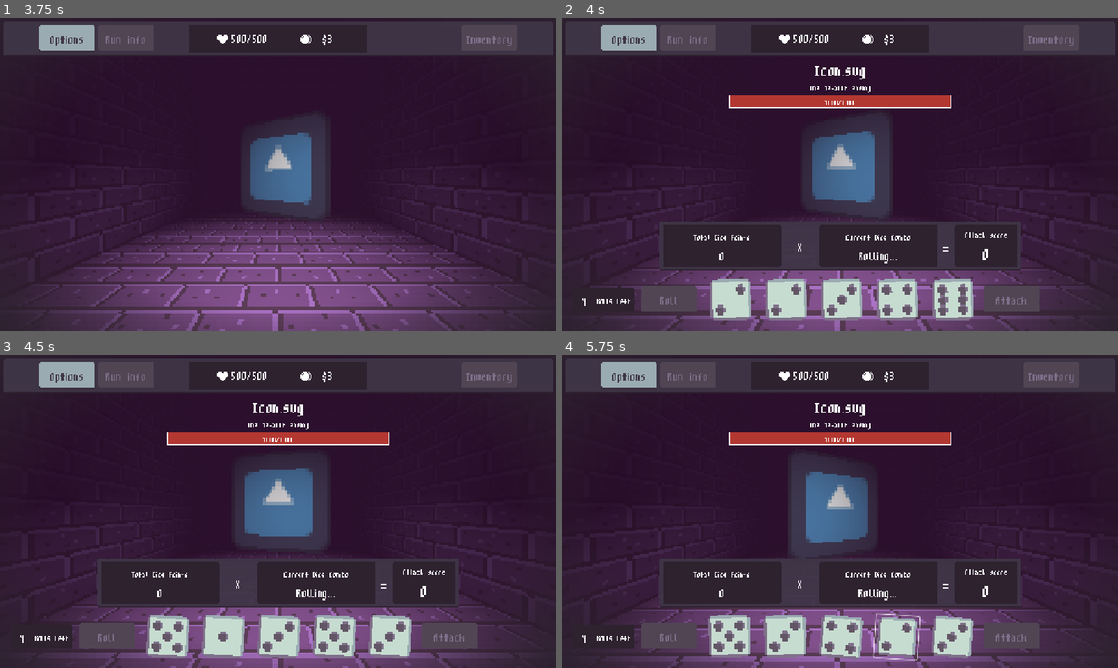
Above: before the commit, frames 1-4 (two rows, left to right).
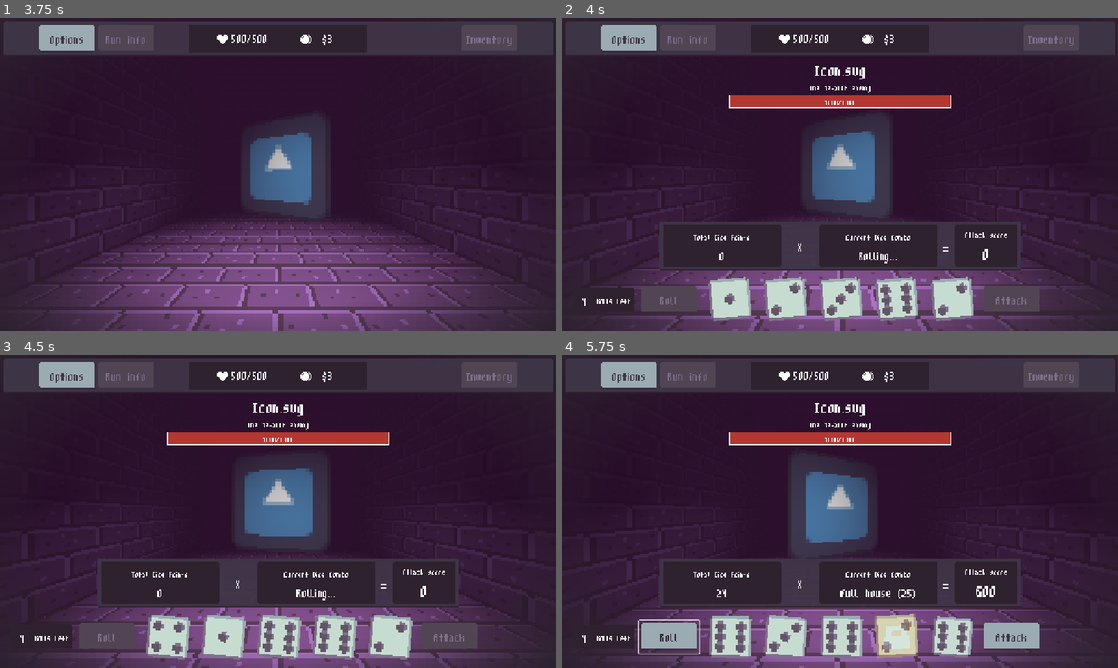
Above: after the commit, the same moments.

Repository: wokeraccoon/DiceGame
Game: Godot game, scene res://scenes/main.tscn
Same seed, same stepped clock (60 frames per second), same inputs: the game is played once before the commit and once after it. The engine's default icon, where the game draws it, is replaced by a stand-in: a white triangle on a blue panel in a dark square.
Inputs (mouse positions are in pixels of both pictures, inside the frame that each line leads up to):
- Up to frame 1 (3.75 s): move the mouse to (400, 158) at 0.52 s; hold D (turn_right) 0.53-1.28 s; move the mouse to (166, 190) at 1.27 s; hold S (walk_backwards) 1.28-2.03 s; move the mouse to (333, 105) at 2.02 s; hold D (turn_right) 2.03-2.75 s; click "Play" at 2.75 s; move the mouse to (250, 237) at 3.52 s; hold W (walk_forward) from 3.53 s (still down)
- Up to frame 2 (4 s): keep holding W (walk_forward)
- Up to frame 3 (4.5 s): move the mouse to (444, 558) at 4.27 s; release W (walk_forward) at 4.28 s; hold A (turn_left) from 4.28 s (still down)
- Up to frame 4 (5.75 s): release A (turn_left) at 5 s; click (895, 636) at 5.02 s

Frame 1 is identical in both runs. In frame 2, 1.1% of the frame differs, in the area x 26-74%, y 82-97%; in frame 3, 0.9%; in frame 4, 4.1%, in the area x 13-86%, y 73-98%.
Error in both runs: Cannot call method 'get_device_name' on a null value. (res://scenes/debug/debug_stats_panel.gd:14)

Commit message:
updated dice code to fix touchscreen issues

Diff:
--- /dev/null
+++ b/dice/assets/pulse.gdshader
@@ -0,0 +1,5 @@
+shader_type canvas_item;
+
+void fragment() {
+	COLOR.a = mix(0.2,0.6,smoothstep(-1.0,1.0,sin(TIME)));
+}
--- a/dice/dice.gd
+++ b/dice/dice.gd
@@ -1,15 +1,8 @@
 class_name Dice
 extends Control
 
-const DICE_UNLOCKED_TEXTURE = preload("res://dice/assets/dice_unlocked.png")
-const DICE_LOCKED_TEXTURE = preload("res://dice/assets/dice_locked.png")
-
-const FLOATING_TEXT : PackedScene = preload("res://gui_assets/floating_text/floating_text.tscn")
 
 @onready var dice_texture: TextureRect = $DiceTexture
-
-@onready var lock_icon: TextureRect = %LockIcon
-@onready var roll_dice_timer: Timer = $RollDiceTimer
 @onready var animation_player: AnimationPlayer = $AnimationPlayer
 @onready var dice_button: Button = %DiceButton
 
@@ -21,110 +14,89 @@
 	IDLE,
 	ROLL,
 	LOCK,
+	UNLOCK,
 	OUTRO
 }
 
 @export var dice_state : DiceStates = DiceStates.INTRO
 @export var use_alt_dice : bool = false
 
-@export var player_can_interact : bool = true
+enum DiceOwners {
+	ENEMY,
+	PLAYER
+}
+
+@export var dice_owner : DiceOwners = DiceOwners.PLAYER
 
 var dice_value : int = 1
 
 signal roll_complete
 
 func _ready() -> void:
-	lock_icon.hide()
+	_switch_state(DiceStates.INTRO)
 
-	if use_alt_dice:
-		dice_texture.texture = alt_dice_array_textures[dice_value - 1]
-	else:
-		dice_texture.texture = dice_array_textures[dice_value - 1]
+func _switch_state(state : DiceStates) -> void:
 
-	dice_state = DiceStates.INTRO
+	dice_state = state
 
-	if !player_can_interact:
-		dice_button.focus_mode = Control.FOCUS_NONE
-		dice_button.disabled = true
-	else:
-		dice_button.disabled = false
+	match state:
+		DiceStates.INTRO:
+			dice_button.button_pressed = false
+			dice_button.mouse_filter = Control.MOUSE_FILTER_IGNORE
+			animation_player.play("DICE_INTRO")
+			await animation_player.animation_finished
+			_switch_state(DiceStates.ROLL)
 
-	animation_player.play("DICE_INTRO")
 
-func _process(_delta: float) -> void:
+		DiceStates.ROLL:
+			dice_button.mouse_filter = Control.MOUSE_FILTER_IGNORE
 
-	match dice_state:
+			if !dice_button.button_pressed:
+				for i in randi_range(5,10):
+					animation_player.play("DICE_ROLL")
+
+					dice_value = randi_range(1,6)
+					if use_alt_dice:
+						dice_texture.texture = alt_dice_array_textures[dice_value - 1]
+					else:
+						dice_texture.texture = dice_array_textures[dice_value - 1]
+					await animation_player.animation_finished
+			else:
+				await get_tree().create_timer(randi_range(1,2)).timeout
+			roll_complete.emit()
+			_switch_state(DiceStates.IDLE)
 
 		DiceStates.IDLE:
-			if !animation_player.is_playing():
+			if dice_owner ==  DiceOwners.PLAYER:
+				dice_button.mouse_filter = Control.MOUSE_FILTER_STOP
+			else:
+				dice_button.mouse_filter = Control.MOUSE_FILTER_IGNORE
+
+			if !dice_button.button_pressed:
 				animation_player.play("DICE_IDLE")
 
-		DiceStates.ROLL:
-			if !animation_player.is_playing():
-				animation_player.play("DICE_ROLL")
+		DiceStates.LOCK:
+			dice_button.mouse_filter = Control.MOUSE_FILTER_IGNORE
+			animation_player.play("DICE_LOCK")
+			await animation_player.animation_finished
+			_switch_state(DiceStates.IDLE)
 
-	if !roll_dice_timer.is_stopped() and player_can_interact:
-		dice_button.disabled = true
-	else:
-		dice_button.disabled = false
+		DiceStates.UNLOCK:
+			dice_button.mouse_filter = Control.MOUSE_FILTER_IGNORE
+			animation_player.play("DICE_UNLOCK")
+			await animation_player.animation_finished
+			_switch_state(DiceStates.IDLE)
+
 
 func start_roll_dice() -> void:
-	roll_dice_timer.start(randf_range(1,2))
+	_switch_state(DiceStates.ROLL)
 
-	if dice_state != DiceStates.LOCK:
-		animation_player.stop()
-		dice_state = DiceStates.ROLL
+func restart_dice() -> void:
+	_switch_state(DiceStates.INTRO)
 
-func _set_random_number() -> void:
-	dice_value = randi_range(1,6)
+func _on_dice_button_pressed() -> void:
 
-	if use_alt_dice:
-		dice_texture.texture = alt_dice_array_textures[dice_value - 1]
+	if dice_button.button_pressed:
+		_switch_state(DiceStates.LOCK)
 	else:
-		dice_texture.texture = dice_array_textures[dice_value - 1]
-
-func _on_dice_button_mouse_entered() -> void:
-	if !dice_button.disabled and player_can_interact:
-		if dice_state == DiceStates.IDLE:
-			lock_icon.show()
-		elif dice_state == DiceStates.LOCK:
-			lock_icon.texture = DICE_UNLOCKED_TEXTURE
-
-func _on_dice_button_mouse_exited() -> void:
-	if !dice_button.disabled and player_can_interact:
-		if dice_state == DiceStates.IDLE:
-			lock_icon.hide()
-		elif dice_state == DiceStates.LOCK:
-			lock_icon.texture = DICE_LOCKED_TEXTURE
-
-func _on_dice_button_button_down() -> void:
-	if !dice_button.disabled and player_can_interact:
-		if dice_state == DiceStates.IDLE:
-			animation_player.play("DICE_LOCK")
-		elif dice_state == DiceStates.LOCK:
-			animation_player.play("DICE_UNLOCK")
-
-func reset_dice() -> void:
-	_ready()
-
-func _on_dice_button_focus_entered() -> void:
-	if !dice_button.disabled and player_can_interact:
-		if dice_state == DiceStates.IDLE:
-			lock_icon.show()
-		elif dice_state == DiceStates.LOCK:
-			lock_icon.texture = DICE_UNLOCKED_TEXTURE
-
-
-func _on_dice_button_focus_exited() -> void:
-	if !dice_button.disabled and player_can_interact:
-		if dice_state == DiceStates.IDLE:
-			lock_icon.hide()
-		elif dice_state == DiceStates.LOCK:
-			lock_icon.texture = DICE_LOCKED_TEXTURE
-
-
-func _on_roll_dice_timer_timeout() -> void:
-	animation_player.stop()
-	if dice_state != DiceStates.LOCK:
-		dice_state = DiceStates.IDLE
-	roll_complete.emit()
+		_switch_state(DiceStates.UNLOCK)
--- a/dice/dice.gdshader
+++ /dev/null
@@ -1,5 +0,0 @@
-shader_type canvas_item;
-
-void fragment() {
-	COLOR.a = mix(0.2,0.6,smoothstep(-1.0,1.0,sin(TIME*2.0)));
-}
--- a/dice/dice.tscn
+++ b/dice/dice.tscn
@@ -1,8 +1,10 @@
-[gd_scene load_steps=25 format=3 uid="uid://bpa5hb2vk5kyk"]
+[gd_scene load_steps=32 format=3 uid="uid://bpa5hb2vk5kyk"]
 
 [ext_resource type="Script" uid="uid://ghp56d1pp8oe" path="res://dice/dice.gd" id="1_desa2"]
 [ext_resource type="Texture2D" uid="uid://cj28p46kn3610" path="res://dice/assets/dice_normal/dice1.png" id="2_2tv1o"]
 [ext_resource type="Texture2D" uid="uid://bpf667y0k8xmh" path="res://dice/assets/dice_normal/dice2.png" id="3_5157l"]
+[ext_resource type="Shader" uid="uid://b8n4r13yvbsxx" path="res://dice/assets/pulse.gdshader" id="3_mq3jm"]
+[ext_resource type="Texture2D" uid="uid://bwcvmjk2kph0h" path="res://dice/assets/dice_unlocked.png" id="3_xw28x"]
 [ext_resource type="Texture2D" uid="uid://dhe15gnu4n4s5" path="res://dice/assets/dice_normal/dice3.png" id="4_w0qrj"]
 [ext_resource type="Texture2D" uid="uid://coaxhdwqewls6" path="res://dice/assets/dice_normal/dice4.png" id="5_65ktn"]
 [ext_resource type="Texture2D" uid="uid://cltm4gs0k8mko" path="res://dice/assets/dice_normal/dice5.png" id="6_60uon"]
@@ -14,10 +16,39 @@
 [ext_resource type="Texture2D" uid="uid://c8iv7eio5b7l4" path="res://dice/assets/dice_alt/dice_alt4.png" id="11_5lqs7"]
 [ext_resource type="Texture2D" uid="uid://d1kaldjvh3i6l" path="res://dice/assets/dice_alt/dice_alt5.png" id="12_x7m6l"]
 [ext_resource type="Texture2D" uid="uid://42f013m5yv4f" path="res://dice/assets/dice_alt/dice_alt6.png" id="13_vt45r"]
-[ext_resource type="Shader" uid="uid://b8n4r13yvbsxx" path="res://dice/dice.gdshader" id="14_6s3cu"]
 
 [sub_resource type="ShaderMaterial" id="ShaderMaterial_dw3ln"]
-shader = ExtResource("14_6s3cu")
+shader = ExtResource("3_mq3jm")
+
+[sub_resource type="StyleBoxFlat" id="StyleBoxFlat_mq3jm"]
+bg_color = Color(1, 1, 1, 0)
+draw_center = false
+border_width_left = 2
+border_width_top = 2
+border_width_right = 2
+border_width_bottom = 2
+border_color = Color(1, 1, 1, 0.75)
+corner_radius_top_left = 4
+corner_radius_top_right = 4
+corner_radius_bottom_right = 4
+corner_radius_bottom_left = 4
+expand_margin_left = 8.0
+expand_margin_top = 8.0
+expand_margin_right = 8.0
+expand_margin_bottom = 8.0
+
+[sub_resource type="StyleBoxEmpty" id="StyleBoxEmpty_dw3ln"]
+
+[sub_resource type="StyleBoxTexture" id="StyleBoxTexture_mq3jm"]
+texture = ExtResource("3_xw28x")
+
+[sub_resource type="StyleBoxTexture" id="StyleBoxTexture_ws0no"]
+texture = ExtResource("8_5157l")
+
+[sub_resource type="StyleBoxTexture" id="StyleBoxTexture_2tv1o"]
+texture = ExtResource("8_5157l")
+
+[sub_resource type="StyleBoxEmpty" id="StyleBoxEmpty_5157l"]
 
 [sub_resource type="Animation" id="Animation_2tv1o"]
 resource_name = "DICE_IDLE"
@@ -64,32 +95,6 @@
 "update": 0,
 "values": [Vector2(0, 0), Vector2(1.5, 1.5), Vector2(1, 1)]
 }
-tracks/1/type = "value"
-tracks/1/imported = false
-tracks/1/enabled = true
-tracks/1/path = NodePath(".:dice_state")
-tracks/1/interp = 1
-tracks/1/loop_wrap = true
-tracks/1/keys = {
-"times": PackedFloat32Array(0.4),
-"transitions": PackedFloat32Array(1),
-"update": 1,
-"values": [1]
-}
-tracks/2/type = "method"
-tracks/2/imported = false
-tracks/2/enabled = true
-tracks/2/path = NodePath(".")
-tracks/2/interp = 1
-tracks/2/loop_wrap = true
-tracks/2/keys = {
-"times": PackedFloat32Array(0.41),
-"transitions": PackedFloat32Array(1),
-"values": [{
-"args": [],
-"method": &"start_roll_dice"
-}]
-}
 
 [sub_resource type="Animation" id="Animation_65ktn"]
 resource_name = "DICE_LOCK"
@@ -152,7 +157,6 @@
 [sub_resource type="Animation" id="Animation_w0qrj"]
 resource_name = "DICE_ROLL"
 length = 0.2
-loop_mode = 1
 step = 0.01
 tracks/0/type = "value"
 tracks/0/imported = false
@@ -161,10 +165,10 @@
 tracks/0/interp = 1
 tracks/0/loop_wrap = true
 tracks/0/keys = {
-"times": PackedFloat32Array(0, 0.05, 0.1, 0.15, 0.2, 0.25, 0.3, 0.35, 0.4),
-"transitions": PackedFloat32Array(1, 1, 1, 1, 1, 1, 1, 1, 1),
-"update": 0,
-"values": [Vector2(-48, -48), Vector2(-50, -50), Vector2(-48, -50), Vector2(-46, -48), Vector2(-48, -48), Vector2(-50, -50), Vector2(-48, -50), Vector2(-46, -48), Vector2(-46, -46)]
+"times": PackedFloat32Array(0, 0.05, 0.1, 0.15, 0.2),
+"transitions": PackedFloat32Array(1, 1, 1, 1, 1),
+"update": 0,
+"values": [Vector2(-48, -48), Vector2(-50, -50), Vector2(-48, -50), Vector2(-46, -48), Vector2(-48, -48)]
 }
 tracks/1/type = "value"
 tracks/1/imported = false
@@ -173,10 +177,10 @@
 tracks/1/interp = 1
 tracks/1/loop_wrap = true
 tracks/1/keys = {
-"times": PackedFloat32Array(0, 0.1, 0.2, 0.3, 0.4),
-"transitions": PackedFloat32Array(1, 1, 1, 1, 1),
-"update": 0,
-"values": [0.0872665, -0.0872665, 0.0872665, -0.0872665, 0.0872665]
+"times": PackedFloat32Array(0, 0.1, 0.2),
+"transitions": PackedFloat32Array(1, 1, 1),
+"update": 0,
+"values": [0.0872665, -0.0872665, 0.0872665]
 }
 tracks/2/type = "value"
 tracks/2/imported = false
@@ -190,20 +194,6 @@
 "update": 0,
 "values": [Vector2(1, 1)]
 }
-tracks/3/type = "method"
-tracks/3/imported = false
-tracks/3/enabled = true
-tracks/3/path = NodePath(".")
-tracks/3/interp = 1
-tracks/3/loop_wrap = true
-tracks/3/keys = {
-"times": PackedFloat32Array(0.19),
-"transitions": PackedFloat32Array(1),
-"values": [{
-"args": [],
-"method": &"_set_random_number"
-}]
-}
 
 [sub_resource type="Animation" id="Animation_60uon"]
 resource_name = "DICE_UNLOCK"
@@ -220,18 +210,6 @@
 "transitions": PackedFloat32Array(1, 1, 1, 1, 1),
 "update": 0,
 "values": [Vector2(0.9, 0.9), Vector2(1.1, 1.1), Vector2(1, 1), Vector2(1.1, 1.1), Vector2(1, 1)]
-}
-tracks/1/type = "value"
-tracks/1/imported = false
-tracks/1/enabled = true
-tracks/1/path = NodePath(".:dice_state")
-tracks/1/interp = 1
-tracks/1/loop_wrap = true
-tracks/1/keys = {
-"times": PackedFloat32Array(0.09),
-"transitions": PackedFloat32Array(1),
-"update": 1,
-"values": [1]
 }
 
 [sub_resource type="Animation" id="Animation_5157l"]
@@ -271,18 +249,6 @@
 "transitions": PackedFloat32Array(1),
 "update": 0,
 "values": [Vector2(-48, -48)]
-}
-tracks/3/type = "value"
-tracks/3/imported = false
-tracks/3/enabled = true
-tracks/3/path = NodePath(".:dice_state")
-tracks/3/interp = 1
-tracks/3/loop_wrap = true
-tracks/3/keys = {
-"times": PackedFloat32Array(0),
-"transitions": PackedFloat32Array(1),
-"update": 1,
-"values": [0]
 }
 
 [sub_resource type="AnimationLibrary" id="AnimationLibrary_5157l"]
@@ -317,42 +283,28 @@
 mouse_filter = 2
 texture = ExtResource("2_2tv1o")
 
-[node name="LockIcon" type="TextureRect" parent="DiceTexture"]
-unique_name_in_owner = true
-self_modulate = Color(1, 1, 1, 0.503)
-material = SubResource("ShaderMaterial_dw3ln")
-custom_minimum_size = Vector2(96, 96)
-layout_mode = 2
-offset_right = 96.0
-offset_bottom = 96.0
-grow_horizontal = 2
-grow_vertical = 2
-pivot_offset = Vector2(48, 48)
-mouse_filter = 2
-texture = ExtResource("8_5157l")
-
 [node name="DiceButton" type="Button" parent="DiceTexture"]
 unique_name_in_owner = true
+material = SubResource("ShaderMaterial_dw3ln")
 layout_mode = 1
 anchors_preset = 15
 anchor_right = 1.0
 anchor_bottom = 1.0
 grow_horizontal = 2
 grow_vertical = 2
-mouse_filter = 1
-flat = true
+theme_override_styles/focus = SubResource("StyleBoxFlat_mq3jm")
+theme_override_styles/disabled = SubResource("StyleBoxEmpty_dw3ln")
+theme_override_styles/hover_pressed = SubResource("StyleBoxTexture_mq3jm")
+theme_override_styles/hover = SubResource("StyleBoxTexture_ws0no")
+theme_override_styles/pressed = SubResource("StyleBoxTexture_2tv1o")
+theme_override_styles/normal = SubResource("StyleBoxEmpty_5157l")
+toggle_mode = true
 
 [node name="AnimationPlayer" type="AnimationPlayer" parent="."]
 libraries = {
 &"": SubResource("AnimationLibrary_5157l")
 }
 
-[node name="RollDiceTimer" type="Timer" parent="."]
-one_shot = true
-
-[connection signal="button_down" from="DiceTexture/DiceButton" to="." method="_on_dice_button_button_down"]
-[connection signal="focus_entered" from="DiceTexture/DiceButton" to="." method="_on_dice_button_focus_entered"]
-[connection signal="focus_exited" from="DiceTexture/DiceButton" to="." method="_on_dice_button_focus_exited"]
-[connection signal="mouse_entered" from="DiceTexture/DiceButton" to="." method="_on_dice_button_mouse_entered"]
-[connection signal="mouse_exited" from="DiceTexture/DiceButton" to="." method="_on_dice_button_mouse_exited"]
-[connection signal="timeout" from="RollDiceTimer" to="." method="_on_roll_dice_timer_timeout"]
+[node name="Camera2D" type="Camera2D" parent="."]
+
+[connection signal="pressed" from="DiceTexture/DiceButton" to="." method="_on_dice_button_pressed"]
--- a/scenes/game/battle_stage/battle_ui/enemy_dice_ui.gd
+++ b/scenes/game/battle_stage/battle_ui/enemy_dice_ui.gd
@@ -22,9 +22,9 @@
 		for i in max_dice_ammount:
 			var dice : Dice = DICE.instantiate()
 			enemy_dice_holder.add_child(dice)
-			dice.player_can_interact = false
 			dice.connect("roll_complete",on_dice_roll_complete)
 			enemy_dice.append(dice)
+			dice.dice_owner = Dice.DiceOwners.ENEMY
 	else:
 		for dice : Dice in enemy_dice:
 			dice.start_roll_dice()
--- a/scenes/game/battle_stage/battle_ui/player_dice_ui.gd
+++ b/scenes/game/battle_stage/battle_ui/player_dice_ui.gd
@@ -39,6 +39,7 @@
 			player_dice_holder.add_child(dice)
 			dice.connect("roll_complete",on_dice_roll_complete)
 			player_dice.append(dice)
+			dice.dice_owner = Dice.DiceOwners.PLAYER
 
 
 func on_dice_roll_complete() -> void:
@@ -59,9 +60,6 @@
 
 			total_dice_score += player_dice[value].dice_value
 		total_dice_score_label.text = str(total_dice_score)
-
-		for dice : Dice in player_dice:
-			dice.player_can_interact = true
 
 		dice_roll_finished.emit(dice_values)
 
@@ -105,10 +103,9 @@
 
 	for dice : Dice in player_dice:
 		if initial_roll:
-			dice._ready()
+			dice.restart_dice()
 		else:
 			dice.start_roll_dice()
-			dice.player_can_interact = false
 
 	set_attack_score_label(0)
 	total_dice_score = 0
@@ -116,11 +113,6 @@
 
 	dice_hand_label.text = "[shake rate=20.0 level=5 connected=1][font_size=48]Rolling...[/font_size][/shake]"
 
-	#for dice : Dice in player_dice:
-		#if initial_roll:
-			#dice.reset_dice()
-		#
-		#dice.start__roll_dice()
 
 	roll_button.disabled = true
 	attack_button.disabled = true
--- a/scenes/game/game_manager.gd
+++ b/scenes/game/game_manager.gd
@@ -40,6 +40,8 @@
 	_change_state(GameStates.START)
 
 func _change_state(new_state : GameStates) -> void:
+
+	game_state = new_state
 
 	match new_state:
 		GameStates.START:
Renamed: dice/dice.gdshader.uid -> dice/assets/pulse.gdshader.uid
